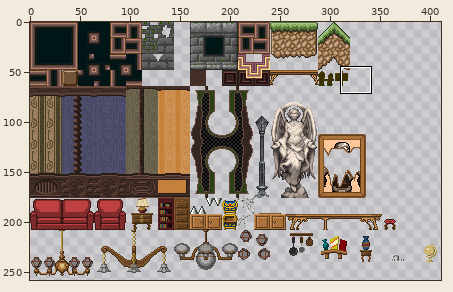
Sprite sheet, stored at media/maps/tiles/mansion.png. Above: a wide view before the commit, with the close-up outlined.
Close-up. Before:
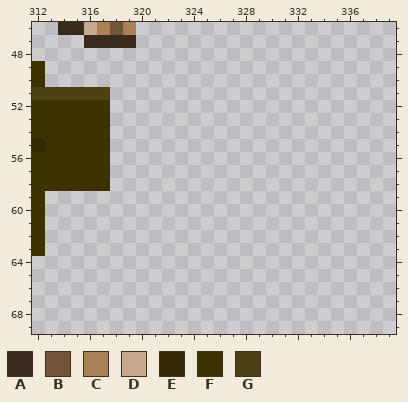
The file is 512x448 pixels. Colours within 5 levels of each other are drawn and written as one. Shown: x 312..339, y 46..69. The wide view leaves out empty margins.
Palette (. is transparent): A #382b1d  B #725538  C #aa8055  D #c7aa8d  E #312700  F #3e3100  G #4d4114
Pixels before, first column x 312:
46 ..AADCBC
47 ....AAAA
48 ........
49 F.......
50 F.......
51 GGGGGG..
52 FFFFFF..
53 FFFFFF..
54 FFFFFF..
55 EFFFFF..
56 FFFFFF..
57 FFFFFF..
58 FFFFFF..
59 F.......
60 F.......
61 F.......
62 F.......
63 F.......
The result:
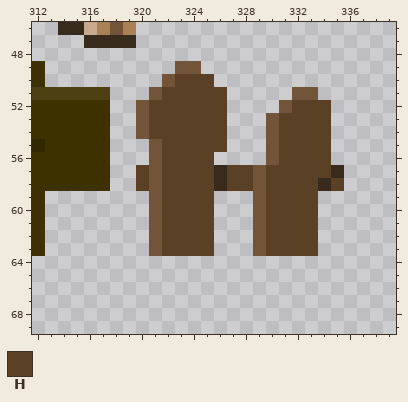
Colours new in this view: H #5a4025
Edits made:
Changed rows in their new state; - is an unchanged pixel.
first column x 320:
49 ---BB-----------
50 --BHHH----------
51 -BHHHHH-----BB--
52 BHHHHHH----BHHH-
53 BHHHHHH---BHHHH-
54 BHHHHHH---BHHHH-
55 -BHHHHH---BHHHH-
56 -BHHHH----BHHHH-
57 HBHHHHAHHBHHHHHA
58 HBHHHHAHHBHHHHAH
59 -BHHHH---BHHHH--
60 -BHHHH---BHHHH--
61 -BHHHH---BHHHH--
62 -BHHHH---BHHHH--
63 -BHHHH---BHHHH--
Boxes around the changes in both close-ups, in picture pixels (x1, y1, x2, y2):
added: (136, 61, 344, 256)
